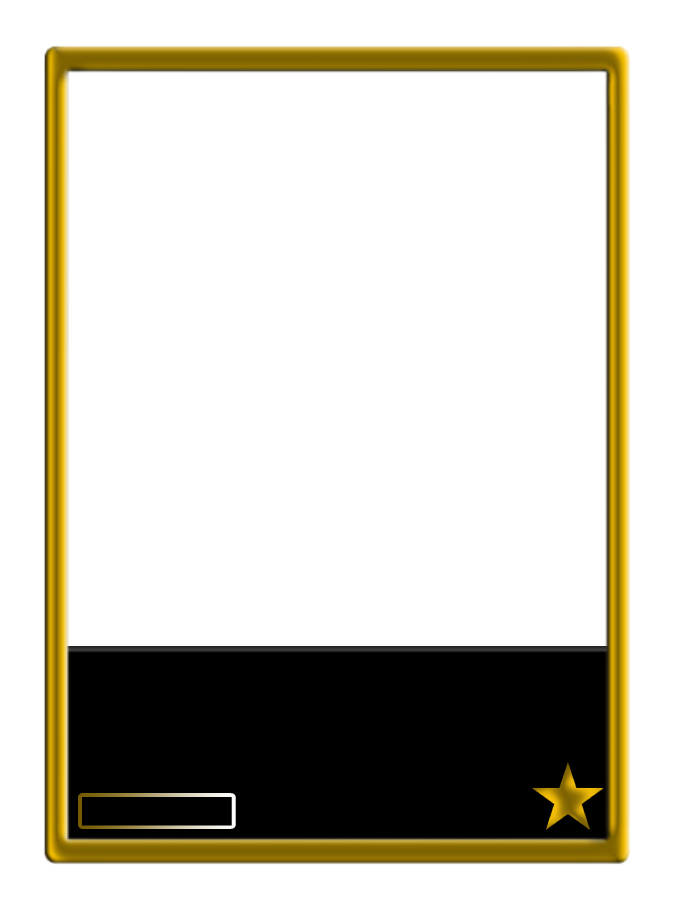
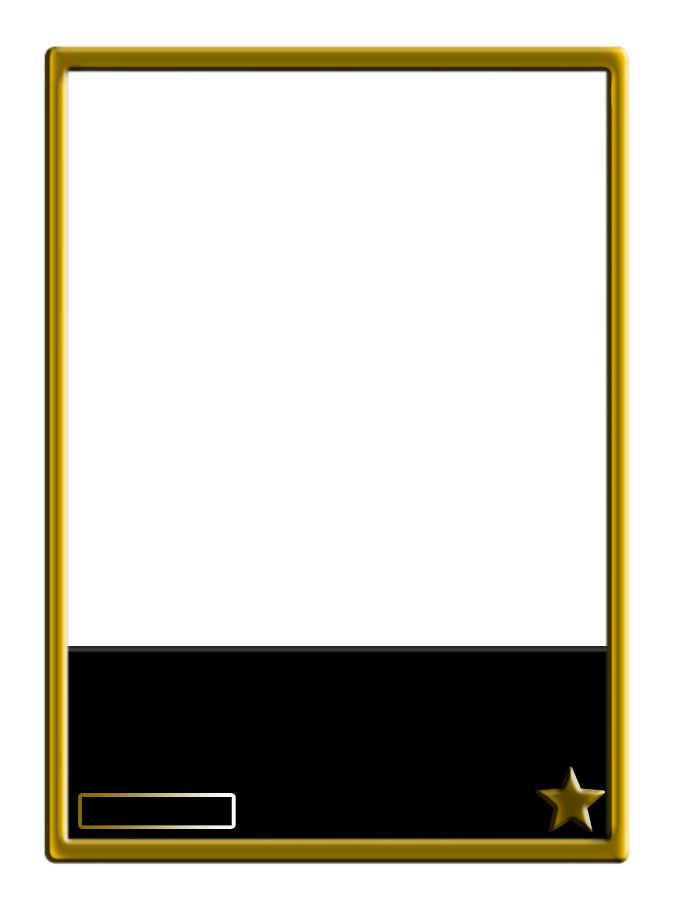
Layer changes from the first w=675, h=910 image to the second:
renamed "Layer 1" to "Logo", moved it above "Logo", painted on it over (532, 762, 605, 833)
